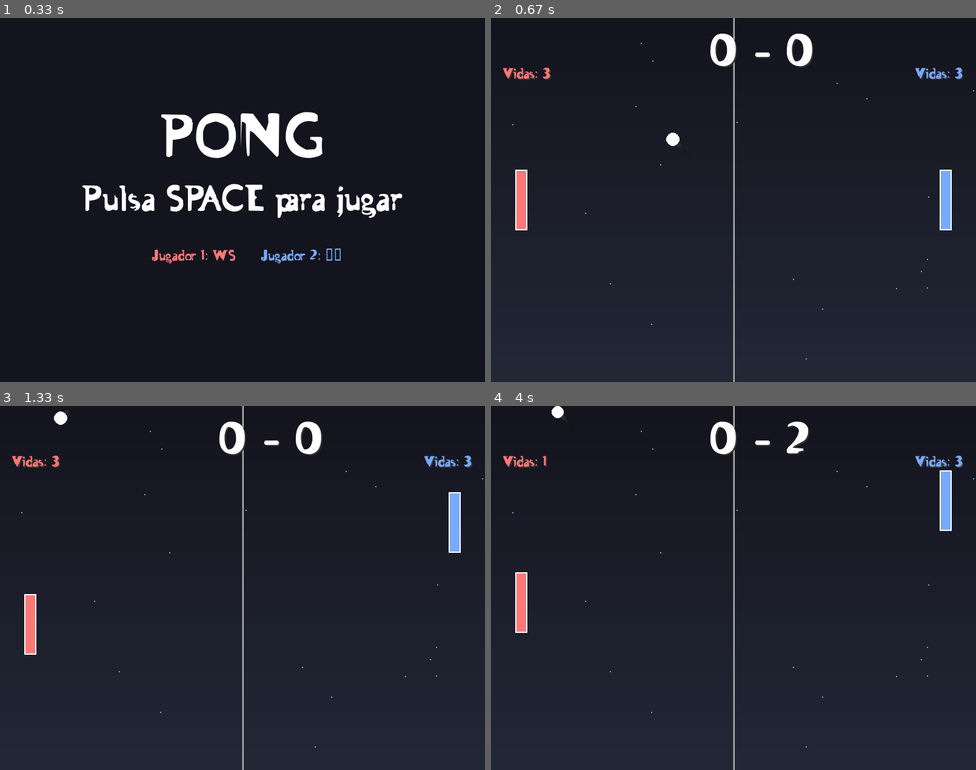
Above: before the commit, frames 1-4 (two rows, left to right).
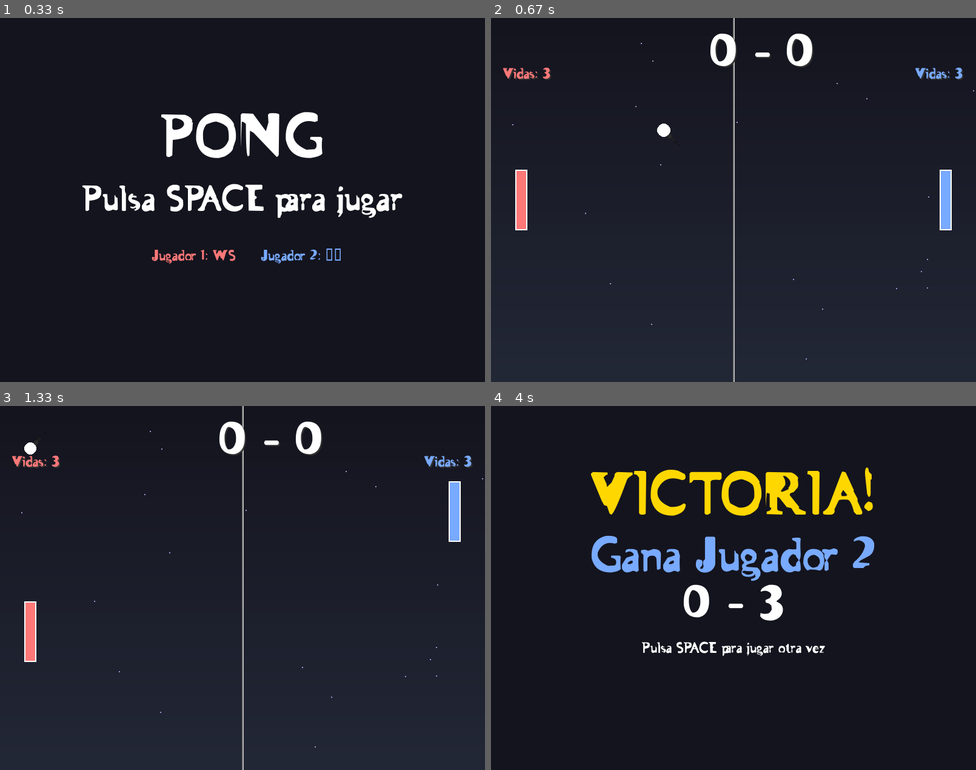
Above: after the commit, the same moments.

Repository: franjdaw/Juego-Ping-Pong-Pygame
Game: pygame game, started from main.py
The game is run twice, just before and just after one commit, with the same random seed, the same clock (stepped at 60 frames per second) and the same inputs.
Inputs:
- Up to frame 1 (0.33 s): no input
- Up to frame 2 (0.67 s): tap Space at 0.33 s
- Up to frame 3 (1.33 s): hold Up 0.67-1.13 s; hold Down from 1.17 s (still down); hold S from 1.17 s (still down)
- Up to frame 4 (4 s): release Down at 1.47 s; release S at 1.47 s; hold Up 1.5-1.87 s; hold W 1.5-1.87 s; hold Down 1.9-2.27 s; hold S 1.9-2.27 s; hold Up 2.3-2.6 s; hold W 2.3-2.6 s; hold Down 2.63-2.93 s; hold S 2.63-2.93 s; hold Up 2.97-3.33 s; hold W 2.97-3.33 s; hold Down 3.37-3.73 s; hold S 3.37-3.73 s; hold Up from 3.77 s (still down); hold W from 3.77 s (still down)

Frame 1 is identical in both runs. In frame 2, 0.2% of the frame differs, in the area x 34-41%, y 29-38%; in frame 3, 0.4%; in frame 4, 8.7%, in the area x 2-100%, y 0-100%.

Commit message:
Nuevos cambios en la estructura del juego, nuevas funciones!

Diff:
--- a/juego.py
+++ b/juego.py
@@ -14,7 +14,7 @@
         self.ancho = ancho
         self.alto = alto
         self.reloj = pygame.time.Clock()
-        self.fps = 60
+        self.fps = 70
 
         # Cargar fuente personalizada
         try:
